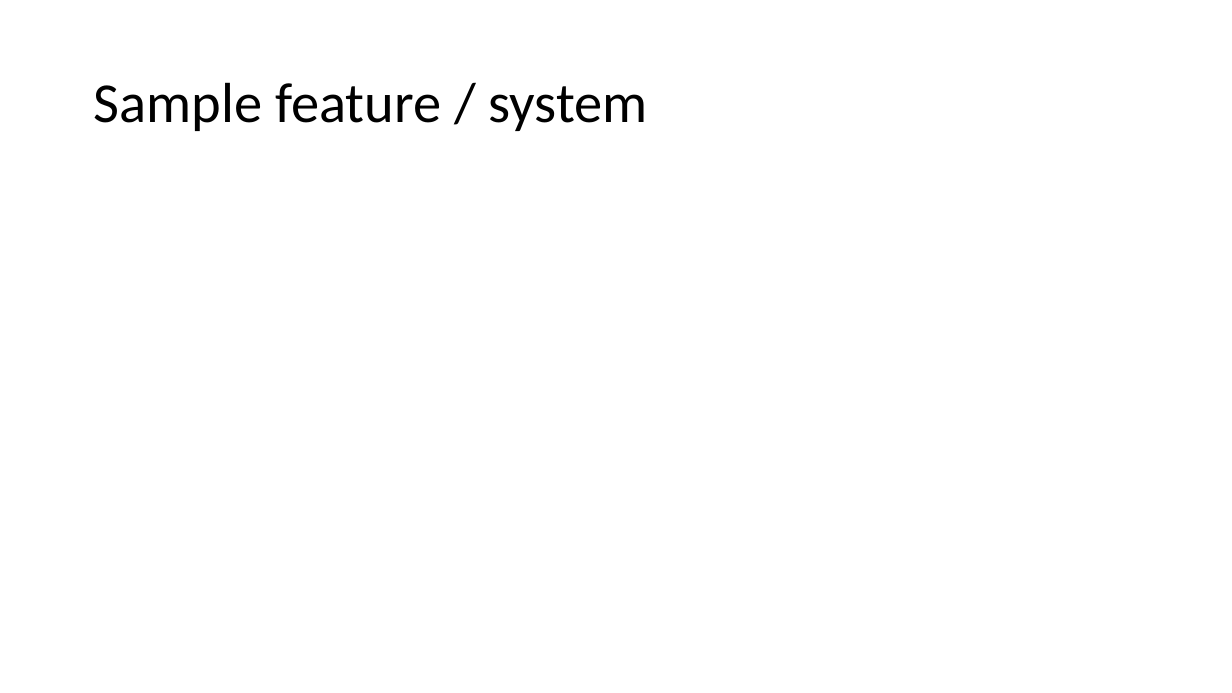
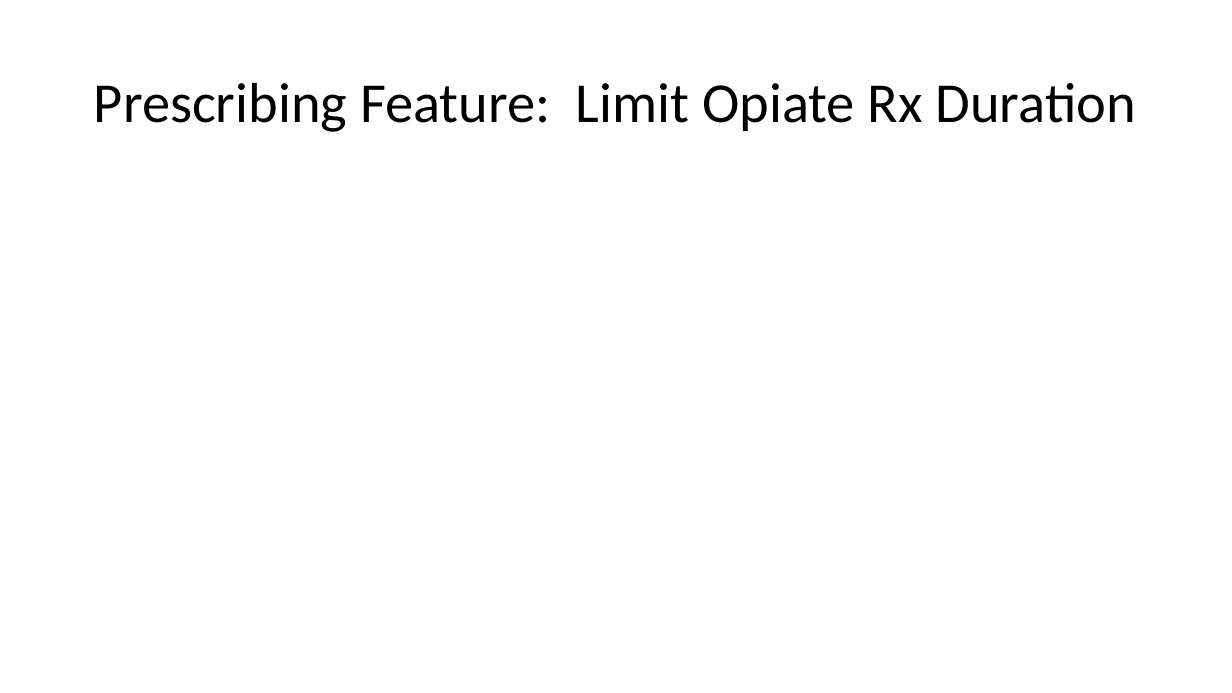
Before and after one commit to weaverj/testpyramidexample, a slide deck: slide 7 of Test Pyramid Presentation.pptx. Drawn at 1232x693 pixels with LibreOffice and Linux fonts; fonts in the diff are those of the drawing; background and template pictures are left out. Boxes give left, top, right and bottom in pixels: in the first picture for what was removed or moved away, otherwise in the second. Text is boxed around its words. In the diff, an @@ line names an element or a change of style, - is before the commit and + after.

Commit message:
slide work

```diff
--- a/Test Pyramid Presentation.pptx
+++ b/Test Pyramid Presentation.pptx
@@ title at bbox=[94, 82, 1136, 132]: text changed @@
-Sample feature / system
+Prescribing Feature: Limit Opiate Rx Duration
```
Also in this commit, not shown: 3 other slides changed.
